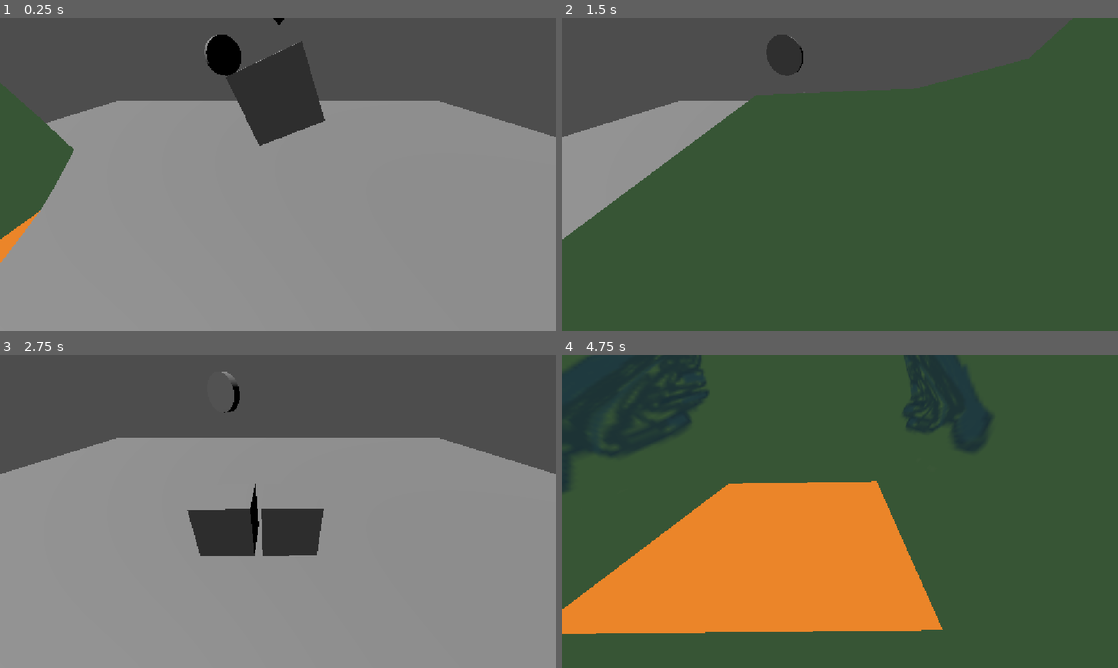
Above: before the commit, frames 1-4 (two rows, left to right).
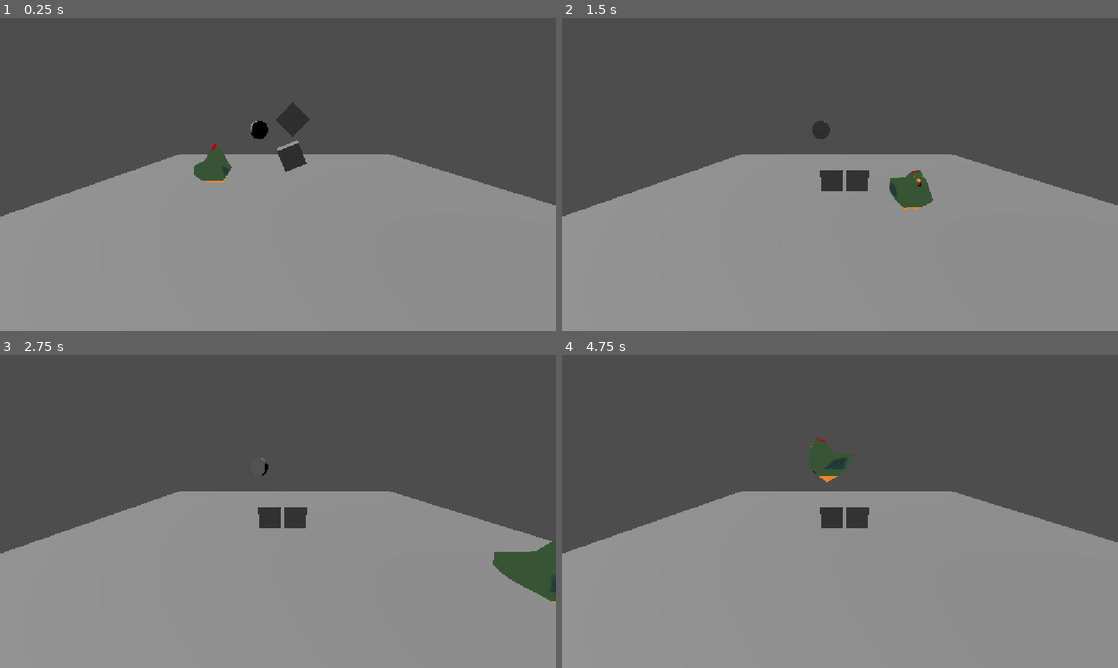
Above: after the commit, the same moments.

Repository: AyanChowdhury07/Between-Seasons
Game: Godot game, scene res://world.tscn
Same seed, same stepped clock (60 frames per second), same inputs: the game is played once before the commit and once after it.
Inputs:
- Up to frame 1 (0.25 s): no input
- Up to frame 2 (1.5 s): tap Enter (ui_accept) at 0.5, 0.77 s; hold Right (ui_right) 0.53-1.28 s; hold Down (ui_down) from 1.28 s (still down)
- Up to frame 3 (2.75 s): tap Enter (ui_accept) at 1.52 s; release Down (ui_down) at 2.03 s; hold Right (ui_right) from 2.03 s (still down)
- Up to frame 4 (4.75 s): release Right (ui_right) at 2.78 s; hold Up (ui_up) 2.78-3.53 s; tap Enter (ui_accept) at 3.02, 3.77, 4.52 s; hold Left (ui_left) from 3.53 s (still down)

The runs differ from the first frame. In frame 1, 21% of the frame differs, in the area x 0-100%, y 0-79%; in frame 2, 56%; in frame 3, 25%; in frame 4, 63%, in the area x 0-100%, y 0-100%.

Commit message:
Added a camera to VaneBody, following not added

Diff:
--- a/project.godot
+++ b/project.godot
@@ -23,6 +23,7 @@
 [physics]
 
 3d/physics_engine="Jolt Physics"
+3d/default_gravity=28.0
 
 [rendering]
 
--- a/vane_body_3d.gd
+++ b/vane_body_3d.gd
@@ -2,8 +2,10 @@
 
 
 const SPEED = 5.0
-const JUMP_VELOCITY = 4.5
+const JUMP_VELOCITY = 12
 const ROTATION_SPEED = 12
+
+var gravity = ProjectSettings.get_setting("physics/3d/default_gravity")
 
 @onready var visual_model : Node3D = $Vane
 @onready var anim_player : AnimationPlayer = $Vane/AnimationPlayer
@@ -11,7 +13,7 @@
 func _physics_process(delta: float) -> void:
 	# Add the gravity.
 	if not is_on_floor():
-		velocity += get_gravity() * delta
+		velocity.y -= gravity * delta
 
 	# Handle jump.
 	if Input.is_action_just_pressed("ui_accept") and is_on_floor():
@@ -25,9 +27,12 @@
 		velocity.x = direction.x * SPEED
 		velocity.z = direction.z * SPEED
 
+		var model_offset := PI/2.0
+
+
 		#Rotation logic
 		if visual_model:
-			var target_angle := atan2(direction.x,direction.z)
+			var target_angle := atan2(direction.x,direction.z) - model_offset
 			visual_model.rotation.y = lerp_angle(visual_model.rotation.y,target_angle,ROTATION_SPEED * delta)
 	else:
 		velocity.x = move_toward(velocity.x, 0, SPEED)
--- a/vane_body_3d.tscn
+++ b/vane_body_3d.tscn
@@ -13,5 +13,14 @@
 transform = Transform3D(-4.371139e-08, 0, 1, 0, 1, 0, -1, 0, -4.371139e-08, 0, 0, 0)
 
 [node name="CollisionShape3D" type="CollisionShape3D" parent="." unique_id=438423687]
-transform = Transform3D(-1.5825003e-07, 0, 2.6572776, 0, 1.8646083, 0, -3.6203384, 0, -1.1615328e-07, -0.68919134, -0.81683385, 0.2387281)
+transform = Transform3D(-1.5825002e-07, 0, 2.6572773, 0, 1.864608, 0, -3.6203382, 0, -1.1615327e-07, -0.68919134, -0.81683385, 0.23872809)
 shape = SubResource("CapsuleShape3D_m28v3")
+
+[node name="CameraController" type="Node3D" parent="." unique_id=1509123532]
+top_level = true
+
+[node name="CameraTarget" type="Node3D" parent="CameraController" unique_id=2131965408]
+transform = Transform3D(1, 0, 0, 0, 0.9659258, 0.25881904, 0, -0.25881904, 0.9659258, -0.7028885, 2.662005, 13)
+
+[node name="Camera3D" type="Camera3D" parent="CameraController/CameraTarget" unique_id=1387547180]
+transform = Transform3D(1, 0, 0, 0, 1.0000001, 0, 0, 0, 1.0000001, 0.0938406, 1.9258657, -3.3237267)
--- a/world.tscn
+++ b/world.tscn
@@ -11,9 +11,6 @@
 size = Vector3(10, 0.5, 10)
 
 [node name="World" type="Node3D" unique_id=1173020715]
-
-[node name="Camera3D" type="Camera3D" parent="." unique_id=1084903481]
-transform = Transform3D(1, 0, 0, 0, 0.8560693, 0.516861, 0, -0.516861, 0.8560693, 0, 3.1440184, 3.3045068)
 
 [node name="TestFloor" type="StaticBody3D" parent="." unique_id=1916912799]
 transform = Transform3D(2, 0, 0, 0, 2, 0, 0, 0, 2, 0, 0, 0)
@@ -37,7 +34,7 @@
 transform = Transform3D(0.72257024, 0.69129753, 0, -0.69129753, 0.72257024, 0, 0, 0, 1, 0, 4.470696, 0)
 
 [node name="VaneBody3D" parent="." unique_id=249208905 instance=ExtResource("1_fj7yv")]
-transform = Transform3D(0.9998602, -0.01671338, 1.1175871e-08, 0.01671341, 0.99986035, 0, 1.1175871e-08, 7.450581e-09, 1, -2.496306, 3.507691, 2.3212838)
+transform = Transform3D(0.49993017, -0.008356706, -5.524894e-09, 0.008356706, 0.49993017, -3.818163e-09, 5.5879372e-09, 3.7252899e-09, 0.5, -2.496306, 3.507691, 2.3212838)
 
 [node name="Cloud Medal" parent="." unique_id=154702212 instance=ExtResource("3_tlwt5")]
 transform = Transform3D(2, 0, 0, 0, 2, 0, 0, 0, 2, -1.8845558, 3.0089278, -4.8272195)
